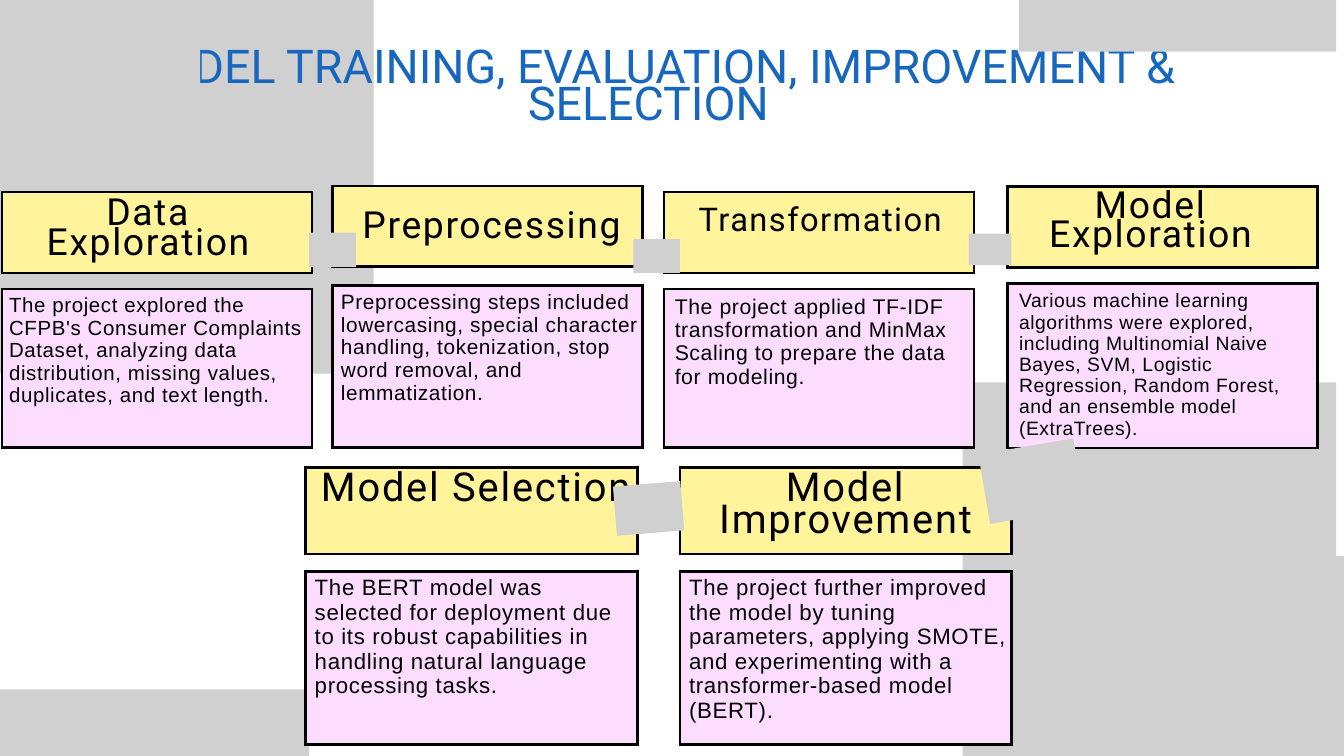
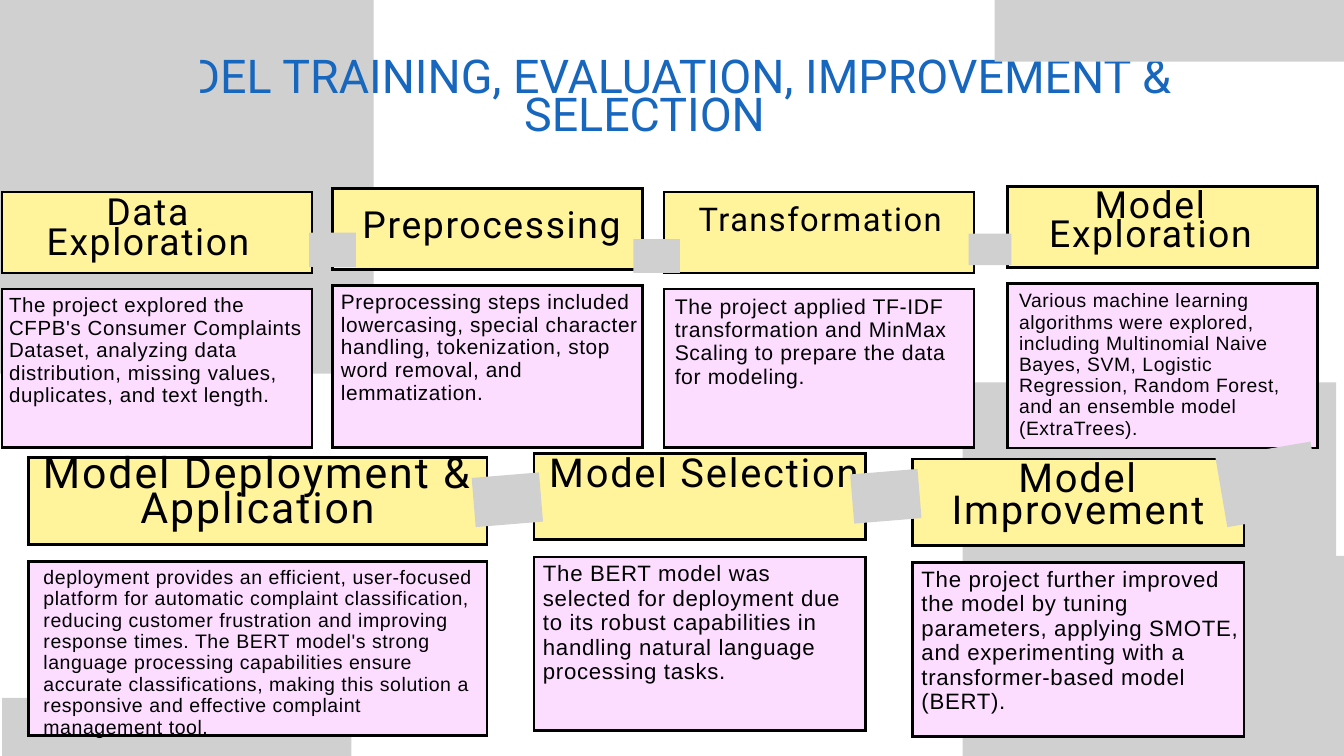
Before and after one commit to engige/nlp_consumer_complaints_classification, a slide deck: slide 8 of Phs5_Group6_dsf-pt7 - capstone_Project_Presentation.pptx. Drawn at 1344x756 pixels with LibreOffice and Linux fonts; fonts in the diff are those of the drawing; grey boxes stand for pictures; background and template pictures are left out. Boxes give left, top, right and bottom in pixels: in the first picture for what was removed or moved away, otherwise in the second. Text is boxed around its words. In the diff, an @@ line names an element or a change of style, - is before the commit and + after.

```diff
--- a/Phs5_Group6_dsf-pt7 - capstone_Project_Presentation.pptx
+++ b/Phs5_Group6_dsf-pt7 - capstone_Project_Presentation.pptx
@@ picture: place and size @@
-picture at [1019, 0, 1336, 52]
+picture at [995, 0, 1344, 61]
@@ text "MODEL TRAINING, EVALUATION, IMPROVEMENT & ...": place and size @@
-text "MODEL TRAINING, EVALUATION, IMPROVEMENT & ..." at [121, 40, 1135, 121]
+text "MODEL TRAINING, EVALUATION, IMPROVEMENT & ..." at [117, 51, 1131, 132]
@@ freeform shape at [333, 189, 642, 269]: outline redrawn @@
@@ text added at [43, 449, 429, 532], 45.9 pt, text #000000 @@
+  Model Deployment & Application
@@ picture: place and size @@
-picture at [979, 439, 1085, 524]
+picture at [1216, 441, 1322, 527]
@@ freeform shape added at [28, 458, 487, 544], fill #FFF39B, outline #000000 3 pt @@
@@ picture added at [472, 472, 543, 527] @@
@@ 2 texts, 2 freeform shapes: place and size @@
-2 texts, 2 freeform shapes at [306, 465, 637, 745]
+2 texts, 2 freeform shapes at [534, 451, 866, 730]
@@ 2 freeform shapes, 1 picture: place and size @@
-2 freeform shapes, 1 picture at [613, 468, 1011, 745]
+2 freeform shapes, 1 picture at [850, 459, 1244, 736]
@@ text "Model Improvement": place and size @@
-text "Model Improvement" at [719, 465, 972, 541]
+text "Model Improvement" at [952, 456, 1205, 532]
@@ freeform shape added at [28, 562, 487, 735], fill #FCDCFF, outline #000000 3 pt @@
@@ text "The project further improved the ...": place and size @@
-text "The project further improved the ..." at [689, 579, 1006, 723]
+text "The project further improved the ..." at [921, 571, 1238, 714]
@@ text added at [43, 570, 472, 738], 20.9 pt, text #000000 @@
+deployment provides an efficient, user-focused platform for automatic complaint classification, reducing customer frustration and improving response times. The BERT model's strong language processing capabilities ensure accurate classifications, making this solution a responsive and effective complaint management tool.
@@ picture: place and size @@
-picture at [0, 689, 309, 756]
+picture at [2, 698, 351, 756]
```
